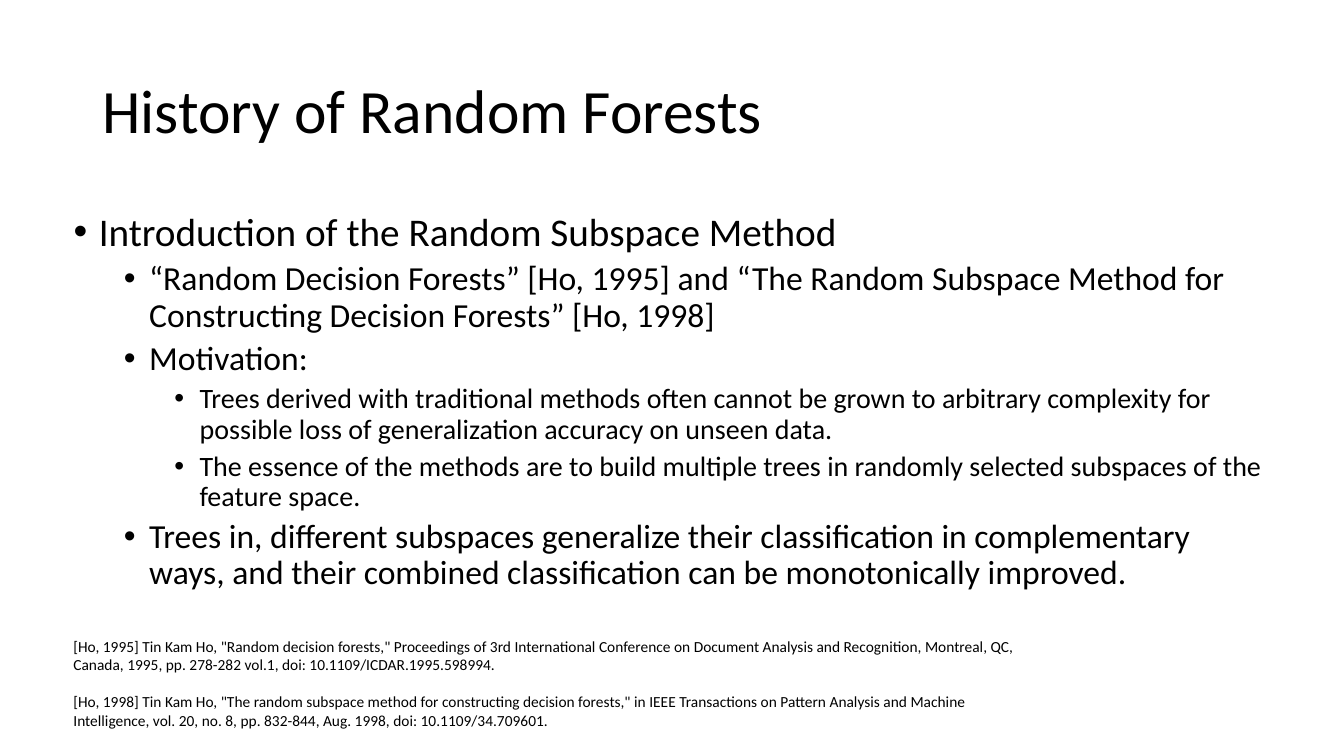
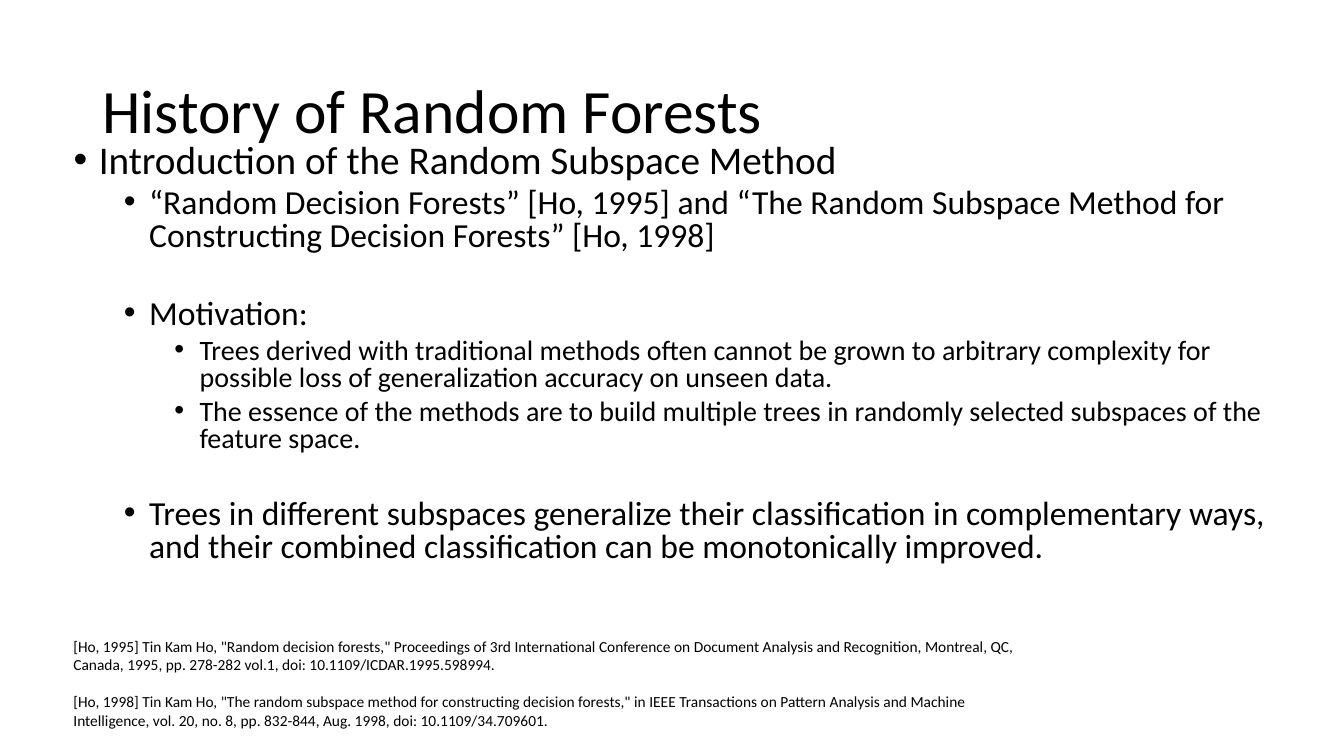
Before and after one commit to SannioAnalytics/Online-Materials, a slide deck: slide 7 of 18. Random Forests.pptx. Drawn at 1344x756 pixels with LibreOffice and Linux fonts; fonts in the diff are those of the drawing. Boxes give left, top, right and bottom in pixels: in the first picture for what was removed or moved away, otherwise in the second. Text is boxed around its words. In the diff, an @@ line names an element or a change of style, - is before the commit and + after.

```diff
--- a/18. Random Forests.pptx
+++ b/18. Random Forests.pptx
@@ text "Introduction of the Random Subspace ...": place and size @@
-text "Introduction of the Random Subspace ..." at bbox=[99, 218, 1261, 590]
+text "Introduction of the Random Subspace ..." at bbox=[99, 141, 1265, 564]
@@ text at bbox=[99, 141, 1261, 453]: line spacing 0.9 to 0.8 @@
@@ text at bbox=[149, 501, 1265, 564]: text changed @@
-  • Trees in, different subspaces generalize their classification in complementary ways, and their combined classification can be monotonically improved.
+  • Trees in different subspaces generalize their classification in complementary ways, and their combined classification can be monotonically improved.
```
Also in this commit, not shown: 21 other slides changed, 1 other file.
